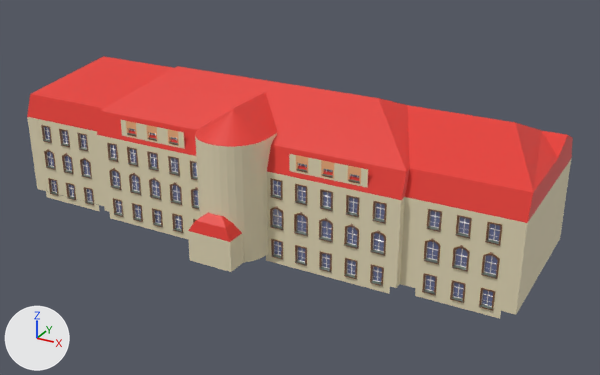
A saved change to the Blender file Orientierung/Assets/Blenderdateien/A1 - Gutenbergbau/Gutenbergbau.blend.
Before and after are seen from a camera (50 mm lens) standing at (51.6, -77.5, 48.6) and looking at (4.2, 8.6, 5.6). Lighting does not change. The marker at lower left points along +X, +Y and +Z.

In view in the first picture: 'Fenster, 1.Stock', 'Fenster, 1.Stock, außen', 'Fenster, 2.Stock', 'Fenster, 2.Stock, außen', 'Fenster, 3.Stock', 'Fenster, keller', 'Fenster, keller, außen', 'Hauptgebäude'.
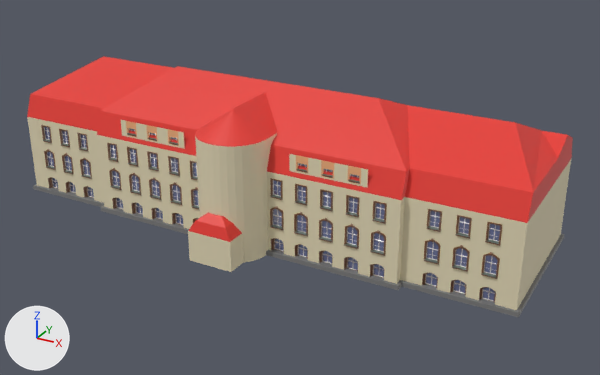
Location of each change, (x1, y1, x2, y2) in pixels of the pictures (600 x 375 px):
'Fenster, keller', reshaped (12% shorter): before (107, 192, 391, 294); after (107, 192, 391, 282)
'Fenster, keller, außen', reshaped (8% shorter): before (44, 172, 502, 318); after (44, 172, 502, 306)
'Unterkante', added: after (33, 184, 564, 317)

Patch to the scene script:
```diff
--- a/Orientierung/Assets/Blenderdateien/A1 - Gutenbergbau/Gutenbergbau.blend.py
+++ b/Orientierung/Assets/Blenderdateien/A1 - Gutenbergbau/Gutenbergbau.blend.py
@@ mat_grauerstein @@
+mat_grauerstein = principled_material('grauerStein')
+mat_grauerstein.base_color = (0.19, 0.19, 0.19)  # grey #797979
@@ me_kellerfenster @@
+me_kellerfenster.from_pydata(...)  # 240 vertices, 179 faces; spans x -7.46..-4.15, y -0.64..0.0, z 8.5..11.0
+# faces by material slot: [16, 77, 74, 12]
+me_kellerfenster.materials.append(mat_fensterglas)  # blue #969ecf
+me_kellerfenster.materials.append(mat_fensterumrandung)  # brown #7c5434
+me_kellerfenster.materials.append(mat_fensterstreben)  # white #e7e2d8
+me_kellerfenster.materials.append(mat_wandweiß)  # beige #e7dcba
@@ me_unterkante @@
+me_unterkante.from_pydata(...)  # 128 vertices, 120 faces; spans x -35.4..35.4, y -21.9..0.4, z 0.0..0.6
+me_unterkante.materials.append(mat_grauerstein)  # grey #797979
@@ ob_fenster__keller @@
-ob_fenster__keller = bpy.data.objects.new('Fenster, keller', me_fenster__2__stock)
+ob_fenster__keller = bpy.data.objects.new('Fenster, keller', me_kellerfenster)
 ob_fenster__keller.location = (0.0, 0.0, -8.0)
@@ ob_fenster__keller__außen @@
-ob_fenster__keller__außen = bpy.data.objects.new('Fenster, keller, außen', me_fenster__2__stock)
+ob_fenster__keller__außen = bpy.data.objects.new('Fenster, keller, außen', me_kellerfenster)
 ob_fenster__keller__außen.location = (19.27, 1.0, -8.0)
@@ ob_unterkante @@
+ob_unterkante = bpy.data.objects.new('Unterkante', me_unterkante)
+ob_unterkante.location = (0.0, 0.0, 0.0)
+ob_unterkante.rotation_euler = (0.0, 0.0, 3.142)  # degrees (0, 0, 180)
```
